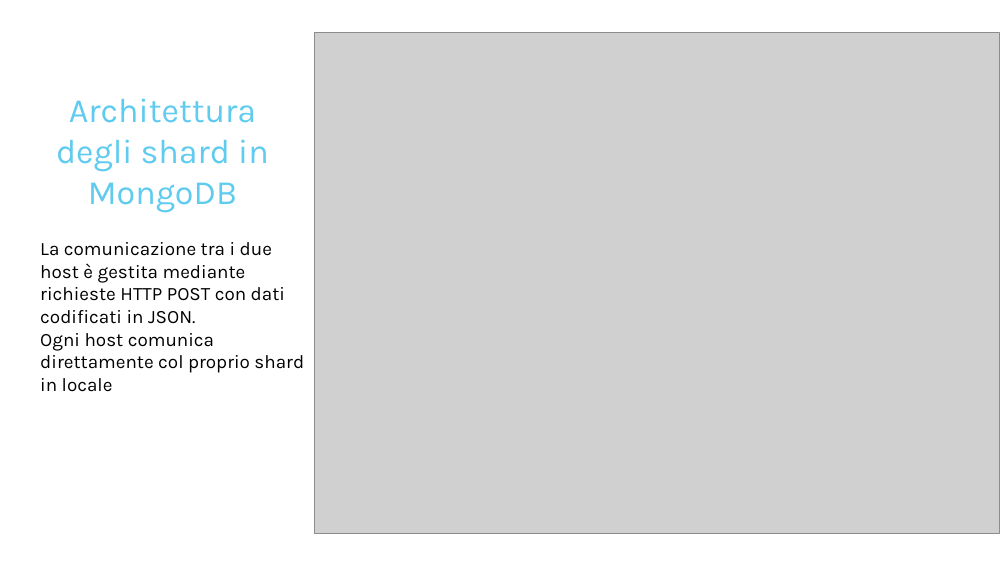
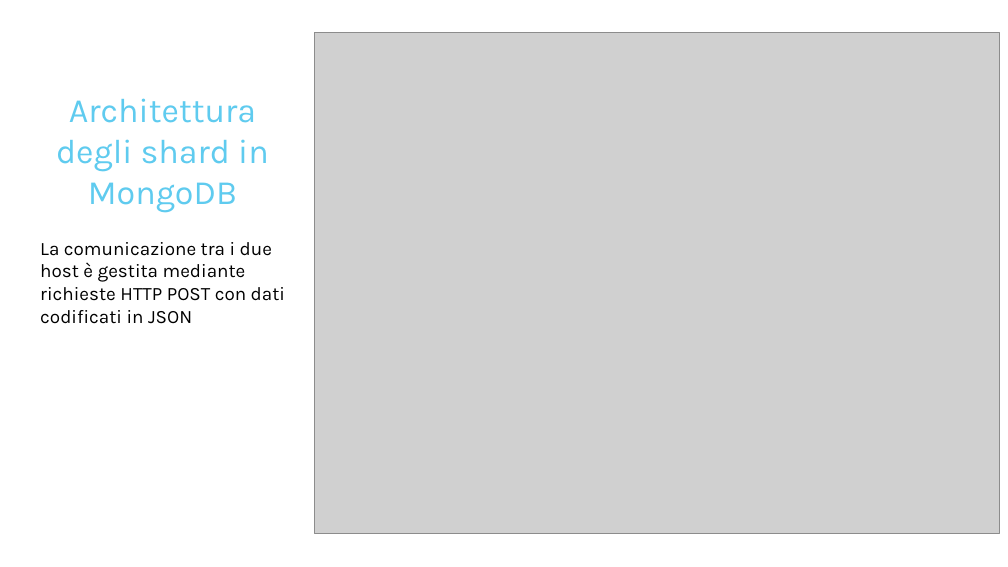
Before and after one commit to moamedterzo/MAADB, a slide deck: slide 5 of Docs/Presentazione.PPTX (slide 4 before the commit). Drawn at 1008x567 pixels with LibreOffice and Linux fonts; fonts in the diff are those of the drawing; grey boxes stand for pictures. Boxes give left, top, right and bottom in pixels: in the first picture for what was removed or moved away, otherwise in the second. Text is boxed around its words. In the diff, an @@ line names an element or a change of style, - is before the commit and + after.

```diff
--- a/Docs/Presentazione.PPTX
+++ b/Docs/Presentazione.PPTX
@@ text at box(40, 242, 285, 324): text changed @@
-La comunicazione tra i due host è gestita mediante richieste HTTP POST con dati codificati in JSON.
-Ogni host comunica direttamente col proprio shard in locale
+La comunicazione tra i due host è gestita mediante richieste HTTP POST con dati codificati in JSON
```
Also in this commit, not shown: 4 other slides changed, 1 slide added.
